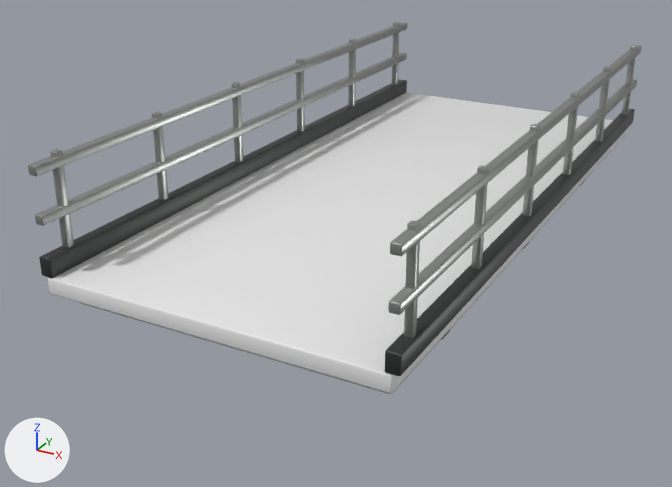
Two versions of the glTF model public/assets/blender/hab_landing_v4.glb, one commit apart.
Rendered twice from a 50 mm camera at (4.4, -9.57, 3.82) aimed at (-0.5, -0.66, -0.64). Lighting does not change. The marker at lower left points along +X, +Y and +Z. The older version comes first. Vertices at exactly the same position are counted once.

The first picture shows 'HabLanding'.
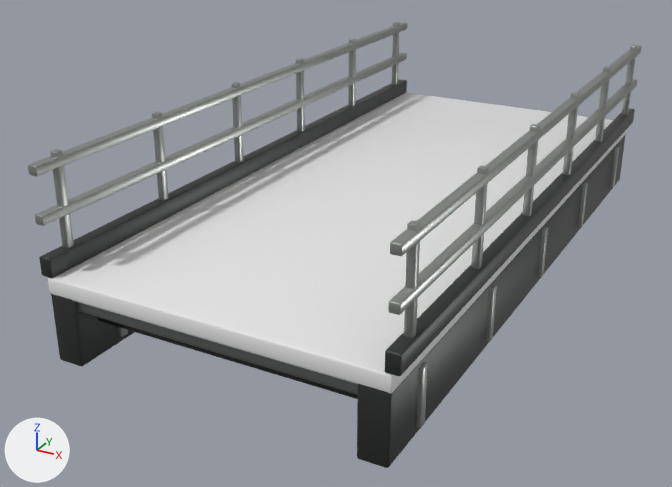
The change, as a list of edits to the scene's bpy script:
```text
Add mat_habsteel:
    mat_habsteel = principled_material('HabSteel')
    mat_habsteel.base_color = (0.21, 0.23, 0.22)  # grey #7e8481
    mat_habsteel.metallic = 0.78
    mat_habsteel.roughness = 0.36
Change me_cube_1222:
    used by ob_hablanding; location = (0.0, 0.0, -0.09)
    remove me_cube_1222.from_pydata(...)  # 1288 vertices, 2484 faces; spans x -1.87..1.87, y -3.95..3.95, z -0.39..1.25
    add me_cube_1222.from_pydata(...)  # 2128 vertices, 4104 faces; spans x -1.87..1.87, y -3.95..3.95, z -0.81..1.25
    me_cube_1222 part 1: the loose piece of 56 vertices spanning x -1.69..1.69, y -3.71..3.71, z -0.27..-0.07 is multiplied about its middle by the matrix ((1.036, 0.0, 0.0), (0.0, 1.055, 0.0), (0.0, 0.0, 0.706)), then moved by (0.0, 0.0, 0.02), in mat_habsteel (grey #7e8481)
    me_cube_1222 part 2: the loose piece of 56 vertices spanning x -1.62..1.62, y -2.48..-2.26, z -0.39..-0.23 is copied, and the copy is scaled about its middle by (1.02, 0.597, 1.43), then moved by (0.0, -1.22, -0.02); it spans x -1.66..1.66, y -3.66..-3.52, z -0.44..-0.22
    me_cube_1222 part 3: 336 vertices added at x -1.83..-1.45, y -3.95..3.95, z -0.81..-0.05
    me_cube_1222 part 4: 336 vertices added at x 1.45..1.83, y -3.95..3.95, z -0.81..-0.05
    other edits to the shape of me_cube_1222 do not show in these pictures
    remove me_cube_1222.materials.append(mat_habconcrete)
    add me_cube_1222.materials.append(mat_habsteel)  # grey #7e8481
```

Where the change shows, as pixel boxes (x1, y1, x2, y2) in the pictures (672 x 487 px; the box of a moved part takes in the faces that stretch with it):
'HabLanding', reshaped (20% taller): before (28, 22, 642, 394); after (28, 22, 642, 468)
part 1 of me_cube_1222, moved or reshaped: before (81, 151, 611, 394); after (77, 302, 358, 395)
part 2 of me_cube_1222, added (mostly hidden): after (98, 318, 358, 399)
part 3 of me_cube_1222, added: after (51, 294, 134, 366)
part 4 of me_cube_1222, added: after (357, 136, 625, 468)
